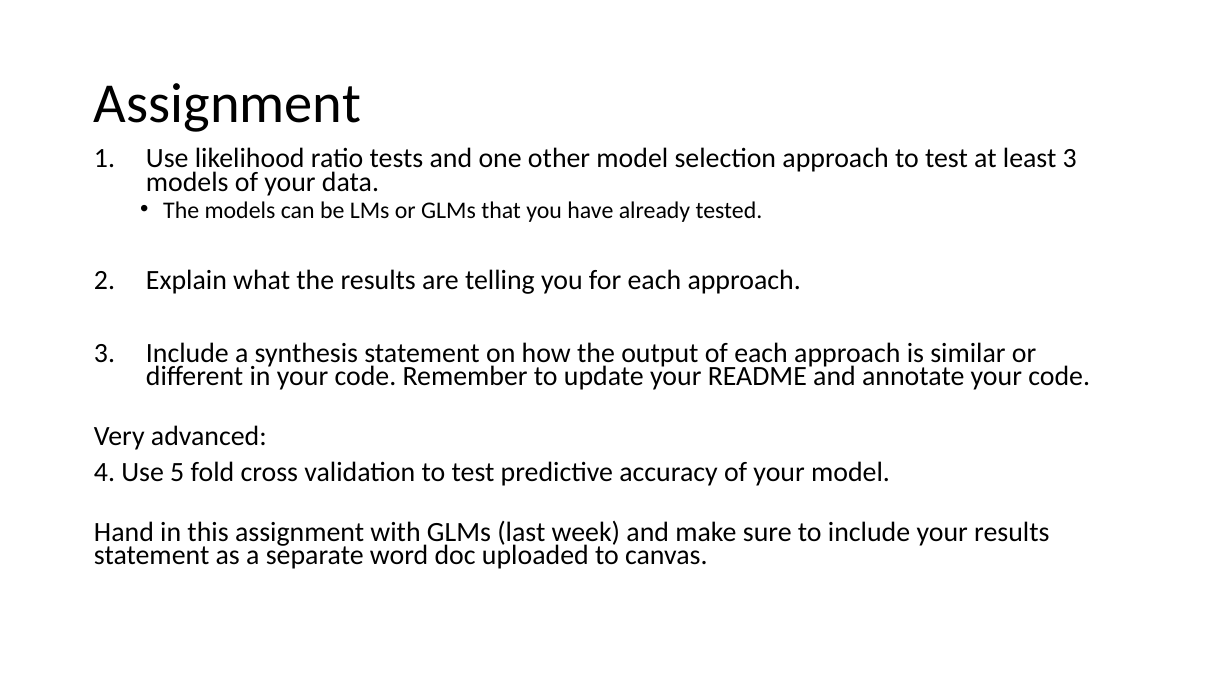
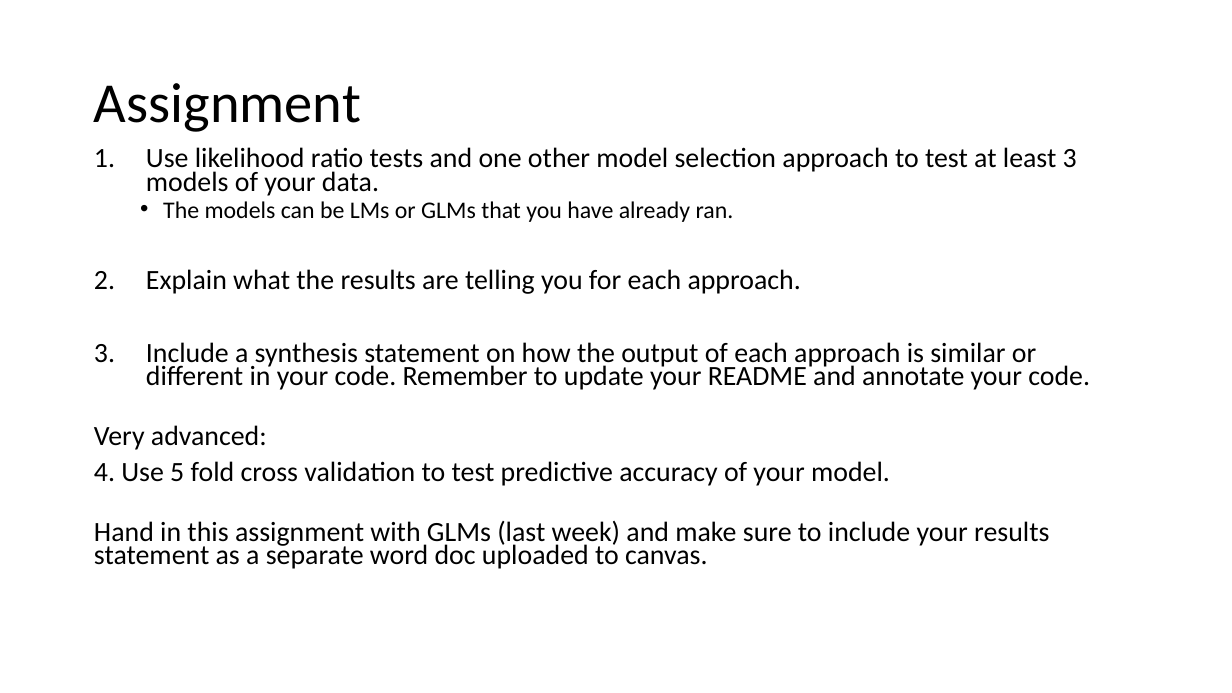
Before and after one commit to VTQuantMethodsEEB/klangwig, a slide deck: slide 4 of lectures/week_11_model_selection/le11_assignment.pptx (slide 3 before the commit). Drawn at 1232x693 pixels with LibreOffice and Linux fonts; fonts in the diff are those of the drawing. Boxes give left, top, right and bottom in pixels: in the first picture for what was removed or moved away, otherwise in the second. Text is boxed around its words. In the diff, an @@ line names an element or a change of style, - is before the commit and + after.

```diff
--- a/lectures/week_11_model_selection/le11_assignment.pptx
+++ b/lectures/week_11_model_selection/le11_assignment.pptx
@@ text at (163,201,734,222): text changed @@
-  • The models can be LMs or GLMs that you have already tested.
+  • The models can be LMs or GLMs that you have already ran.
```
Also in this commit, not shown: 1 other slide changed, 1 slide added, 5 other files.
